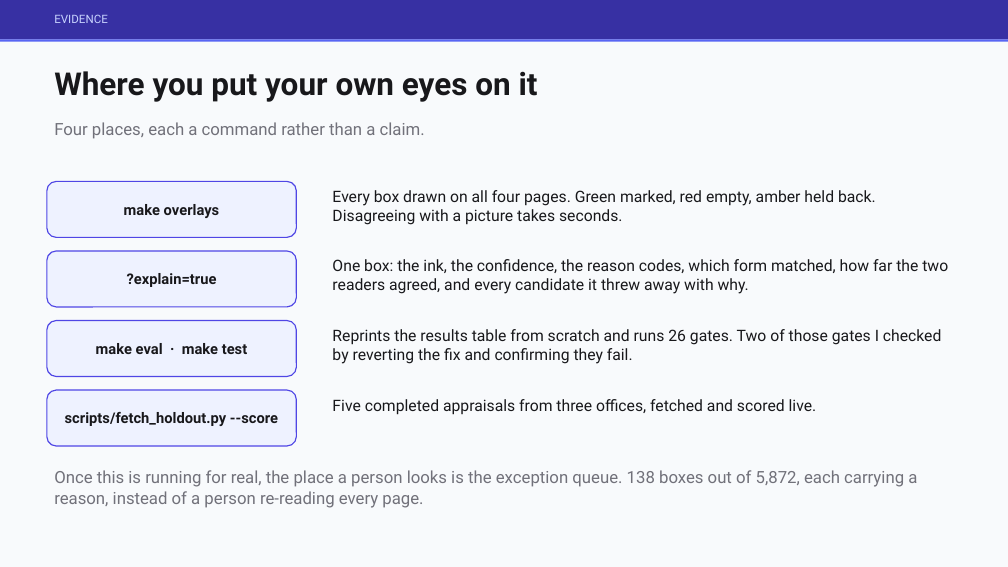
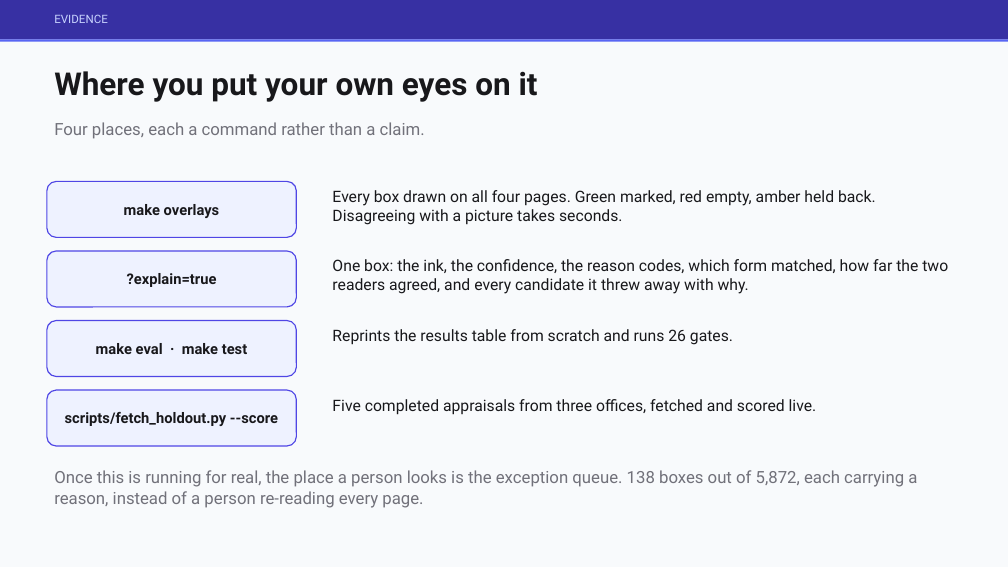
Before and after one commit to jameswniu/synthetic-image-recognition-cnn-harness, a slide deck: slide 12 of deliverables/checkbox-approach.pptx. Drawn at 1008x567 pixels with LibreOffice and Linux fonts; fonts in the diff are those of the drawing. Boxes give left, top, right and bottom in pixels: in the first picture for what was removed or moved away, otherwise in the second. Text is boxed around its words. In the diff, an @@ line names an element or a change of style, - is before the commit and + after.

```diff
--- a/deliverables/checkbox-approach.pptx
+++ b/deliverables/checkbox-approach.pptx
@@ text at [332, 329, 733, 345]: text changed @@
-Reprints the results table from scratch and runs 26 gates. Two of those gates I checked by reverting the fix and confirming they fail.
+Reprints the results table from scratch and runs 26 gates.
```
Also in this commit, not shown: 7 other slides changed, 3 other files.
